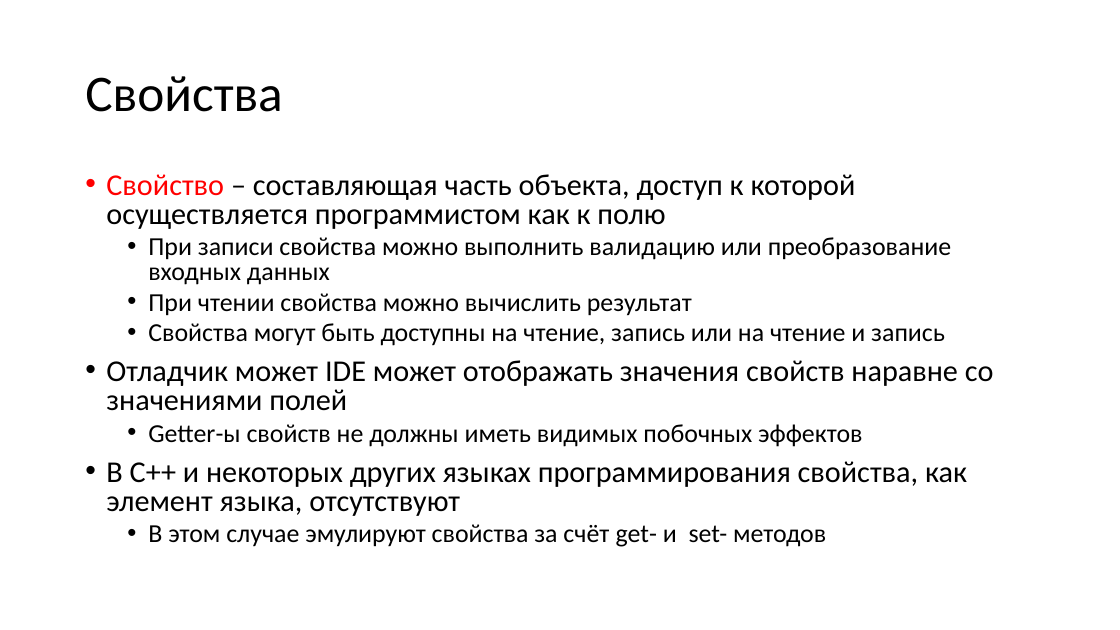
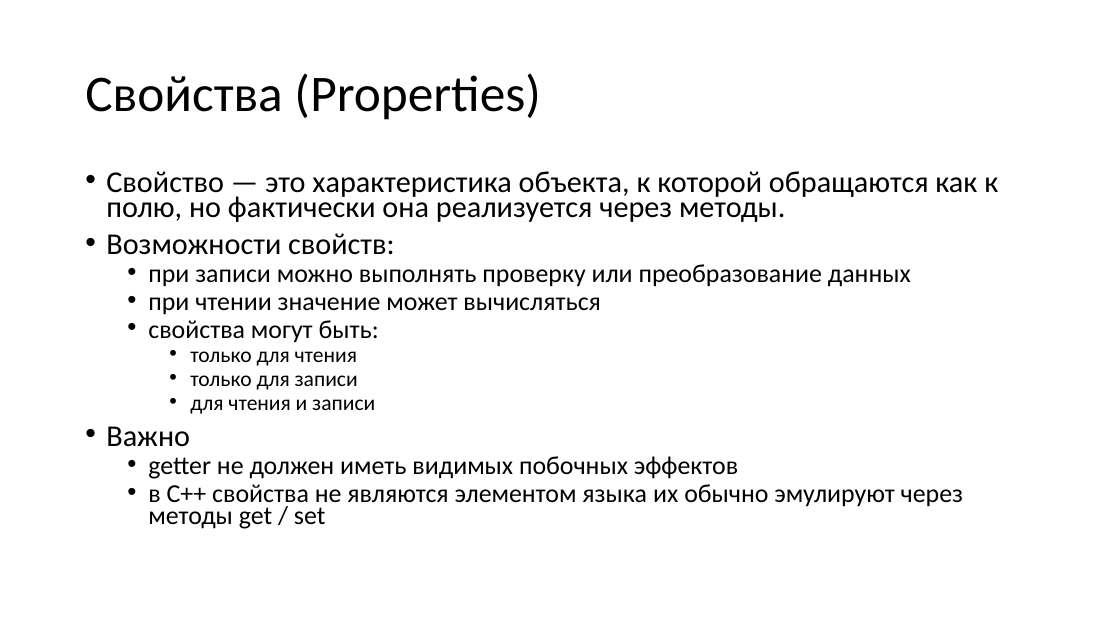
Before and after one commit to alexey-malov/oop, a slide deck: slide 55 of lectures/02/Основы ООП.pptx (slide 57 before the commit). Drawn at 1120x630 pixels with LibreOffice and Linux fonts; fonts in the diff are those of the drawing. Boxes give left, top, right and bottom in pixels: in the first picture for what was removed or moved away, otherwise in the second. Text is boxed around its words. In the diff, an @@ line names an element or a change of style, - is before the commit and + after.

```diff
--- a/lectures/02/Основы ООП.pptx
+++ b/lectures/02/Основы ООП.pptx
@@ title at (85, 73, 541, 120): text changed @@
-Свойства
+Свойства (Properties)
@@ text at (106, 171, 998, 529): text changed @@
-• Свойство – составляющая часть объекта, доступ к которой осуществляется программистом как к полю
-  • При записи свойства можно выполнить валидацию или преобразование входных данных
-  • При чтении свойства можно вычислить результат
-  • Свойства могут быть доступны на чтение, запись или на чтение и запись
-• Отладчик может IDE может отображать значения свойств наравне со значениями полей
-  • Getter-ы свойств не должны иметь видимых побочных эффектов
-• В C++ и некоторых других языках программирования свойства, как элемент языка, отсутствуют
-  • В этом случае эмулируют свойства за счёт get- и set- методов
+• Свойство — это характеристика объекта, к которой обращаются как к полю, но фактически она реализуется через методы.
+• Возможности свойств:
+  • при записи можно выполнять проверку или преобразование данных
+  • при чтении значение может вычисляться
+  • свойства могут быть:
+    • только для чтения
+    • только для записи
+    • для чтения и записи
+• Важно
+  • getter не должен иметь видимых побочных эффектов
+  • в C++ свойства не являются элементом языка их обычно эмулируют через методы get / set
```
Also in this commit, not shown: 29 other slides changed, 5 slides added, 8 slides removed, 2 other files.
